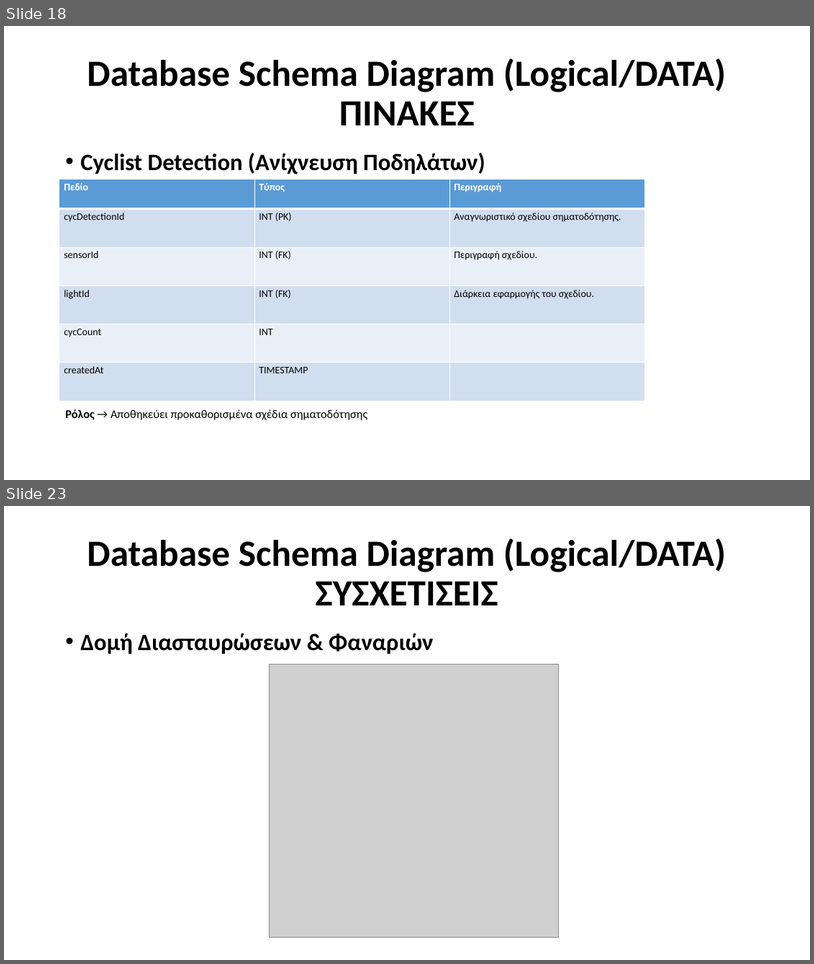
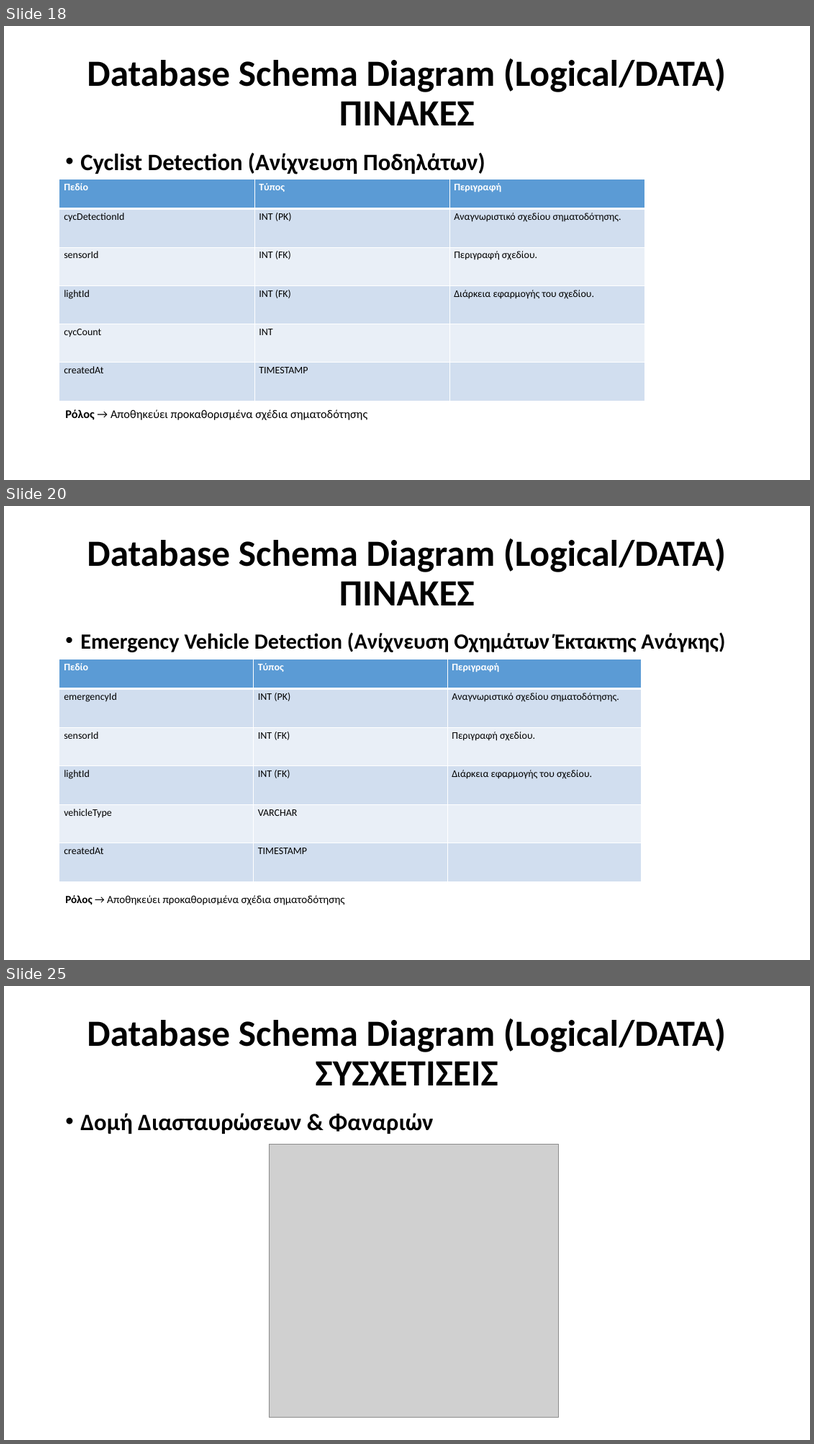
Before and after one commit to Ath21/STL_Drive, a slide deck: Presentation.pptx. Shown one above the other, each under a label of ours: slides 18 and 23 before the commit, slides 18, 20 and 25 after it; the slides between them are not shown. The pictures are 814x964 and 814x1444 pixels, drawn with LibreOffice and Linux fonts; fonts in the diff are those of the drawing; grey boxes stand for pictures. Boxes give left, top, right and bottom in pixels: in the first picture for what was removed or moved away, otherwise in the second. Text is boxed around its words. In the diff, an @@ line names an element or a change of style, - is before the commit and + after.

```diff
--- a/Presentation.pptx
+++ b/Presentation.pptx
@@ slide 20 added at (4,506,810,960), background #FFFFFF @@
@@ title added at (87,538,726,605), 44 pt, text #000000, bold @@
+Database Schema Diagram (Logical/DATA)
+ΠΙΝΑΚΕΣ
@@ text added at (65,632,725,905), 25.9 pt, text #000000, bold @@
+• Emergency Vehicle Detection (Ανίχνευση Οχημάτων Έκτακτης Ανάγκης)
+Ρόλος → Αποθηκεύει προκαθορισμένα σχέδια σηματοδότησης
@@ table added at (59,659,642,882), 6 rows, 3 columns @@
+Πεδίο | Τύπος | Περιγραφή
+emergencyId | INT (PK) | Αναγνωριστικό σχεδίου σηματοδότησης.
+sensorId | INT (FK) | Περιγραφή σχεδίου.
+lightId | INT (FK) | Διάρκεια εφαρμογής του σχεδίου.
+vehicleType | VARCHAR | 
+createdAt | TIMESTAMP | 
@@ what was slide 23 is now slide 25 @@
```
Also in this commit, not shown: 6 slides changed, 1 other slide added.
